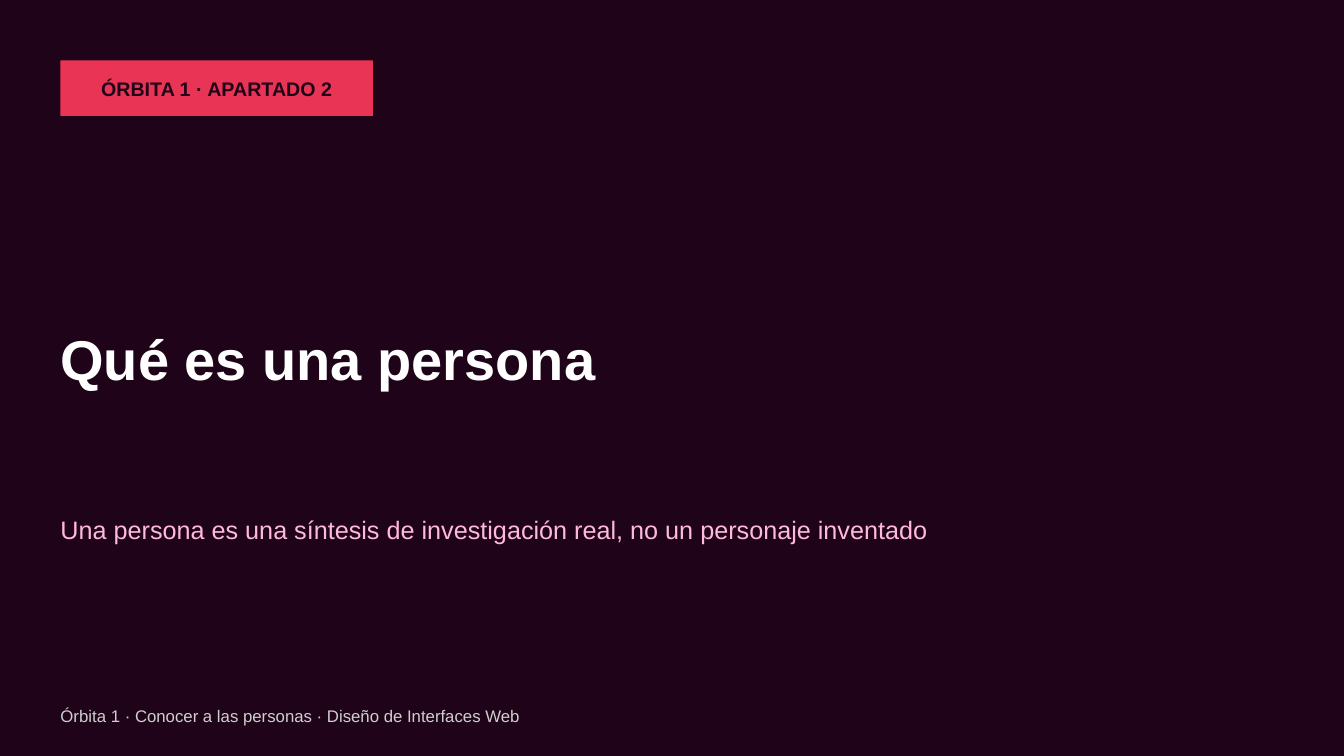
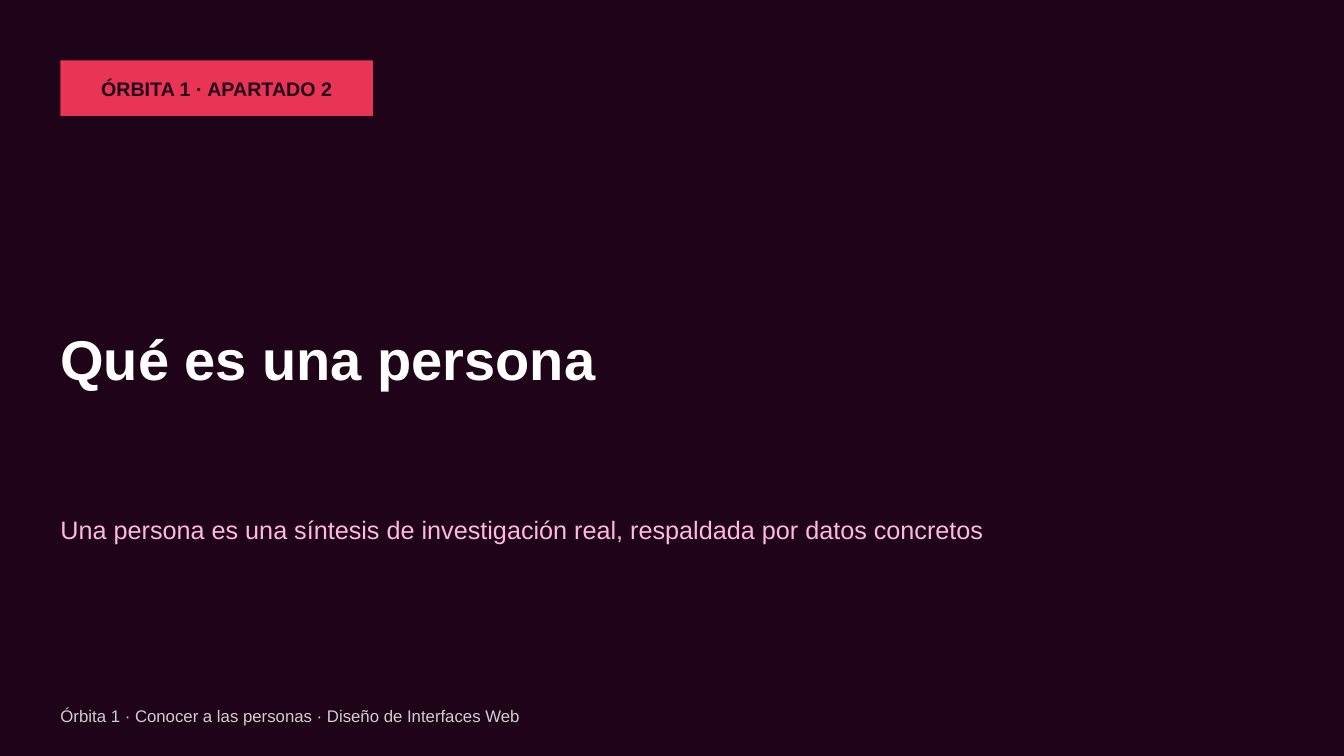
Before and after one commit to envasador/diseno-interfaces-web, a slide deck: slide 1 of docs/orbitas/orbita1/slides/pptx/orbita1_02_que_es_una_persona.pptx. Drawn at 1344x756 pixels with LibreOffice and Linux fonts; fonts in the diff are those of the drawing. Boxes give left, top, right and bottom in pixels: in the first picture for what was removed or moved away, otherwise in the second. Text is boxed around its words. In the diff, an @@ line names an element or a change of style, - is before the commit and + after.

```diff
--- a/docs/orbitas/orbita1/slides/pptx/orbita1_02_que_es_una_persona.pptx
+++ b/docs/orbitas/orbita1/slides/pptx/orbita1_02_que_es_una_persona.pptx
@@ text at [60, 520, 983, 544]: text changed @@
-Una persona es una síntesis de investigación real, no un personaje inventado
+Una persona es una síntesis de investigación real, respaldada por datos concretos
```
Also in this commit, not shown: 5 other files.
